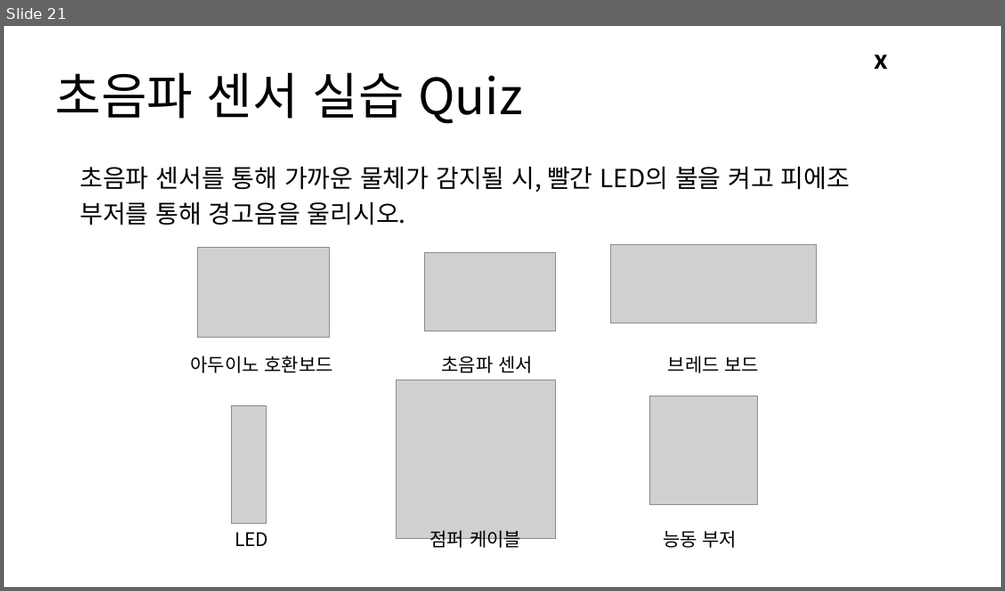
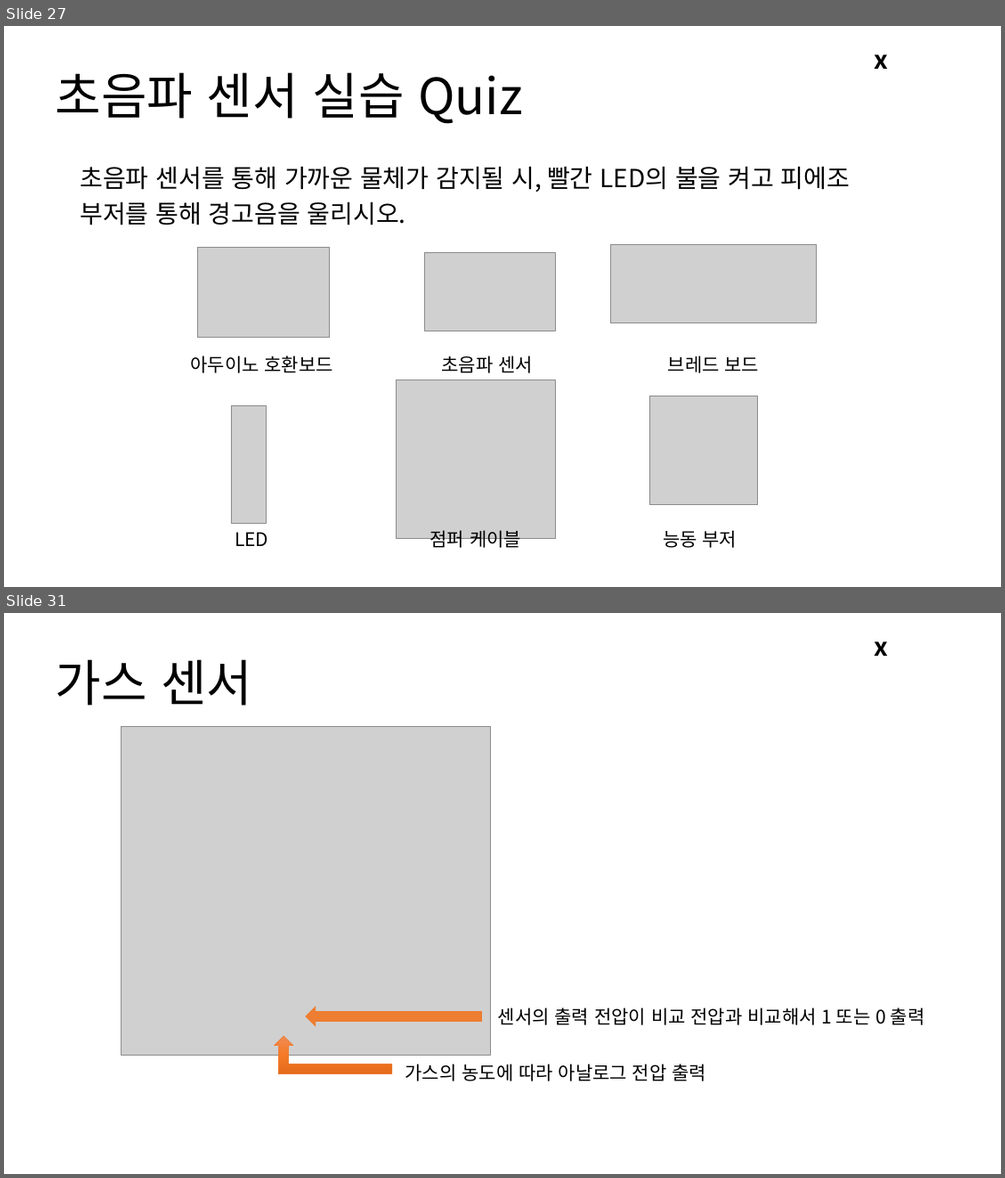
Before and after one commit to Leader-Lesson/KDT_RE_3rd, a slide deck: material/Arduino/03_아두이노 활용하기 2.pptx. Shown one above the other, each under a label of ours: slide 21 before the commit, slides 27 and 31 after it; the slides between them are not shown. The pictures are 1005x591 and 1005x1178 pixels, drawn with LibreOffice and Linux fonts; fonts in the diff are those of the drawing; grey boxes stand for pictures; background and template pictures are left out. Boxes give left, top, right and bottom in pixels: in the first picture for what was removed or moved away, otherwise in the second. Text is boxed around its words. In the diff, an @@ line names an element or a change of style, - is before the commit and + after.

```diff
--- a/material/Arduino/03_아두이노 활용하기 2.pptx
+++ b/material/Arduino/03_아두이노 활용하기 2.pptx
@@ slide 31 added at (4,613,1001,1174), background #FFFFFF; not listed: 1 template element that a slide beside it also shows @@
@@ title added at (56,659,252,706), 48 pt, text #000000 @@
+가스 센서
@@ picture added at (121,727,491,1055) @@
@@ right arrow added at (306,1005,482,1027), fill #ED7D31 @@
@@ text added at (498,1007,925,1025), 18 pt, text #000000 @@
+센서의 출력 전압이 비교 전압과 비교해서 1 또는 0 출력
@@ bent up arrow added at (274,1037,391,1074), fill gradient #F18C57 to #F67B28 to #E56C19, outline #ED7D31 0.5 pt @@
@@ text added at (405,1063,706,1081), 18 pt, text #000000 @@
+가스의 농도에 따라 아날로그 전압 출력
@@ what was slide 21 is now slide 27 @@
```
Also in this commit, not shown: 3 slides changed, 25 other slides added, 8 other files.
